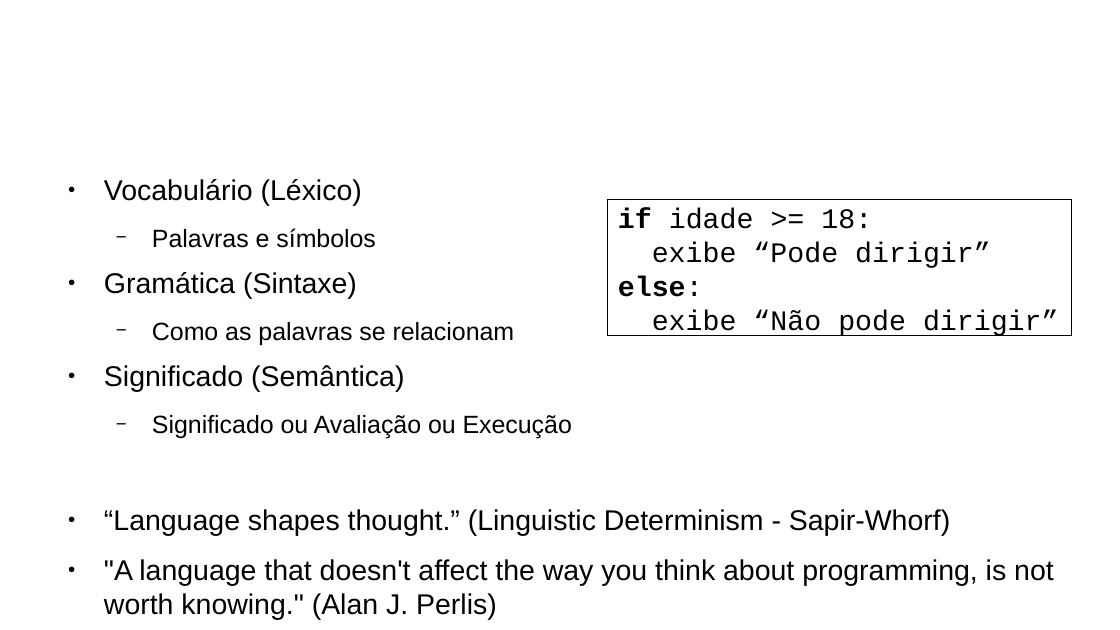
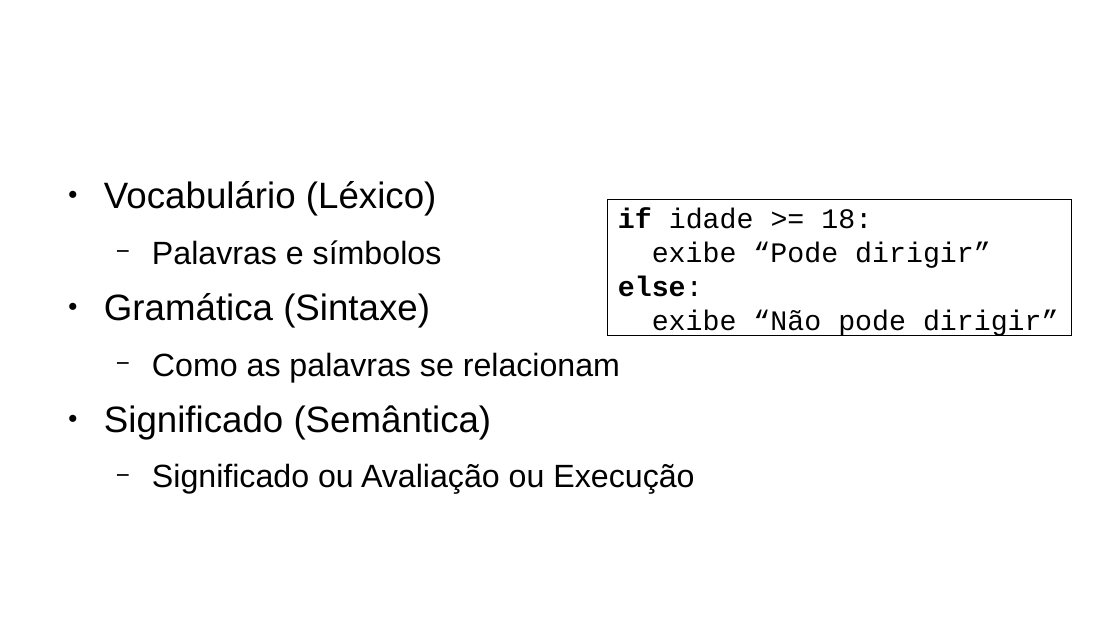
Before and after one commit to fsantanna-uerj/serrapilheira, a slide deck: slide 5 of Submissao/Olabi/olabi.odp. Drawn at 1120x630 pixels with LibreOffice and Linux fonts; fonts in the diff are those of the drawing; background and template pictures are left out. Boxes give left, top, right and bottom in pixels: in the first picture for what was removed or moved away, otherwise in the second. Text is boxed around its words. In the diff, an @@ line names an element or a change of style, - is before the commit and + after.

```diff
--- a/Submissao/Olabi/olabi.odp
+++ b/Submissao/Olabi/olabi.odp
@@ text "Vocabulário (Léxico)" at box(104, 181, 694, 494): size 20.1 to 26 pt in "Vocabulário (Léxico)", "Gramática (Sintaxe)", "Significado (Semântica)"; size 17.7 to 22.8 pt in "Palavras e símbolos", "Como as palavras se relacionam", "Significado ou Avaliação ou Execução" @@
@@ text at box(104, 509, 1054, 620): paragraphs removed @@
-● “Language shapes thought.” (Linguistic Determinism - Sapir-Whorf)
-● "A language that doesn't affect the way you think about programming, is not worth knowing." (Alan J. Perlis)
```
Also in this commit, not shown: 3 other slides changed, 1 other file.
